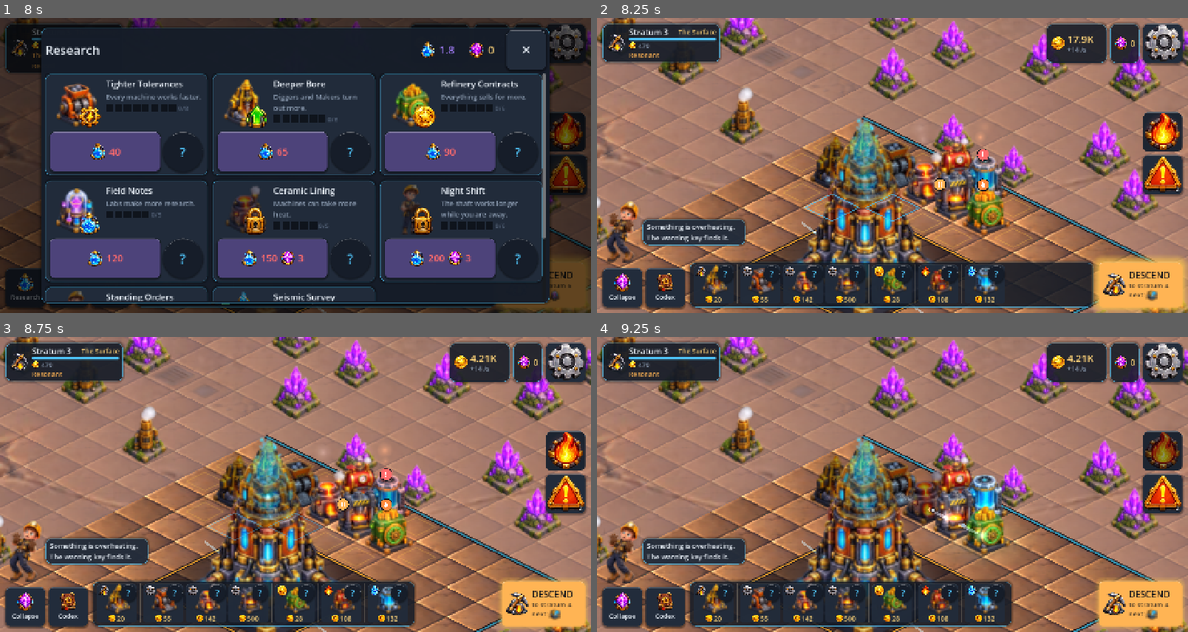
Above: before the commit, frames 1-4 (two rows, left to right).
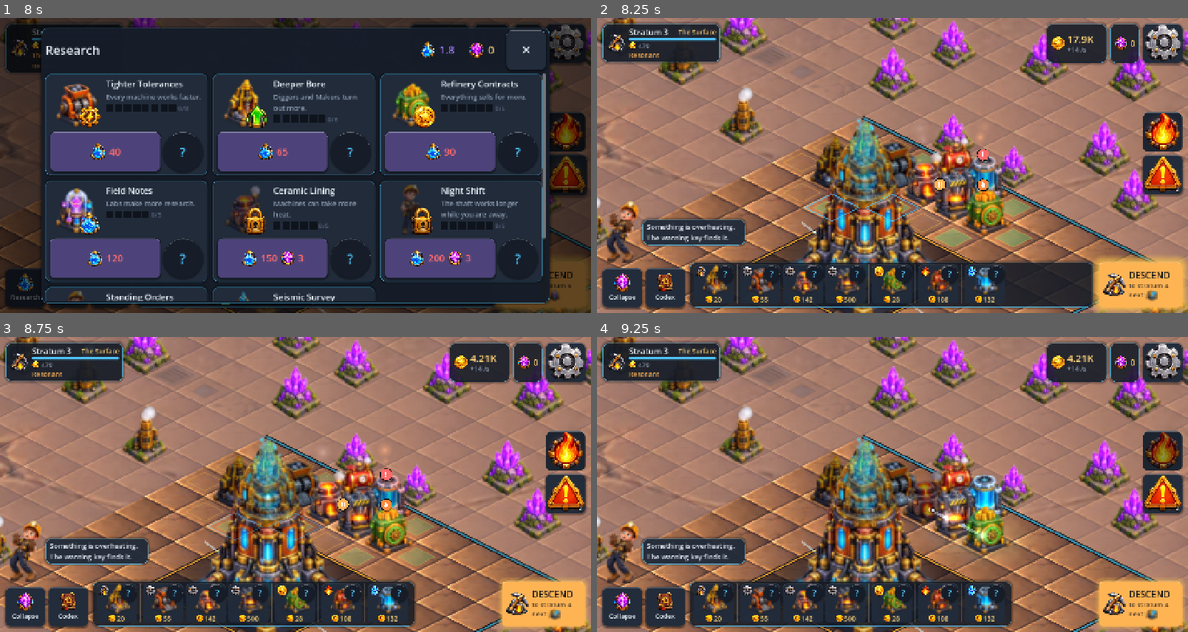
Above: after the commit, the same moments.

Repository: Furkiozknn/lodeworks
Game: Godot game, scene res://tools/shots.tscn
Same seed, same stepped clock (60 frames per second), same inputs: the game is played once before the commit and once after it. This scene is started directly instead of the project's main scene.
Inputs (mouse positions are in pixels of both pictures, inside the frame that each line leads up to):
- Up to frame 1 (8 s): click (567, 133) at 0.52 s; click "30" at 1.25 s; click "31" at 2 s; click "2" at 2.75 s; click (23, 286) at 3.5 s; click (70, 286) at 4.25 s; click "9" at 5 s; click "0" at 5.75 s; click (112, 286) at 6.5 s; click "?" at 7.25 s
- Up to frame 2 (8.25 s): click (756, 283) at 8.02 s
- Up to frame 3 (8.75 s): no input
- Up to frame 4 (9.25 s): click (715, 602) at 8.77 s

Frame 1 is identical in both runs. In frame 2, 0.7% of the frame differs, in the area x 36-74%, y 45-78%; in frame 3, 0.3%; in frame 4, nothing differs.

Commit message:
Fill green the tiles where an armed machine would be fed and could hand its work on
While a machine was armed, every empty tile touching a machine was
outlined alike. Now the tiles where it would actually be connected both
ways are filled green: put it there and it works. Simulation.
links_if_placed asks the rule material moves by (_takers) before the
machine exists; a test places every machine on every candidate tile of
twelve random boards (4,476 placements) and checks the answer against
_takers on the real placement.

The captures now start from a new player's settings: an earlier capture
had left "Larger text" on in the save, and the README pictures of
c15708e were taken with it. They are taken again.

Co-Authored-By: Claude Opus 5.5 (1M context) <noreply@anthropic.com>

Diff:
--- a/scripts/core/simulation.gd
+++ b/scripts/core/simulation.gd
@@ -271,6 +271,39 @@
 	return out
 
 
+## Would machine `id`, placed on the empty `cell`, be fed by a neighbour, and
+## have a neighbour to hand what it makes to? The rule `_takers` moves
+## material by -- a Vault takes anything, anything else what it has as an
+## input, and a support tile passes it through -- asked before the machine
+## exists, for the marks the board shows while one is being placed. A Drill
+## needs no feeding and a Vault or a Lab hands nothing on, so that half is
+## true for them. Whether the neighbour has anything to give right now is
+## not the question: that changes by the second.
+func links_if_placed(cell: int, id: String) -> Dictionary:
+	var m: Dictionary = MachineDB.get_machine(id)
+	var ins: Dictionary = m.get("inputs", {})
+	var outs: Dictionary = m.get("outputs", {})
+	var sink: bool = (m.get("tags", []) as Array).has("sink")
+	var fed: bool = ins.is_empty() and not sink
+	var delivers: bool = outs.is_empty()
+	for n: int in grid.bridged_machines(cell):
+		var nm: Dictionary = MachineDB.get_machine(grid.machine_at(n))
+		if not fed:
+			for res: int in (nm.get("outputs", {}) as Dictionary):
+				if sink or ins.has(res):
+					fed = true
+					break
+		if not delivers:
+			if (nm.get("tags", []) as Array).has("sink"):
+				delivers = true
+			else:
+				for res: int in outs:
+					if (nm.get("inputs", {}) as Dictionary).has(res):
+						delivers = true
+						break
+	return {"fed": fed, "delivers": delivers}
+
+
 ## --- phase 2 ---------------------------------------------------------------
 
 func _work(dt: float) -> void:
--- a/scripts/ui/iso/iso_view.gd
+++ b/scripts/ui/iso/iso_view.gd
@@ -71,6 +71,10 @@
 var _hidden: Array[int] = []
 var _hidden_level: int = -1
 var _core_alpha: float = 1.0
+## Where the armed machine would be connected both ways (_linked_cells), and
+## the machine and board it was worked out for.
+var _linked: Dictionary = {}
+var _linked_sig: Array = []
 var highlight_cells: Array[int] = []
 var arm_id: String = ""
 ## Pulse a ring round the Core's base: it is the thing to tap.
@@ -1171,11 +1175,18 @@
 	if arm_id != "" and overlay != Overlay.HEAT and Sim.can_afford(arm_id):
 		var ghost: Color = Palette.machine_light(arm_id)
 		ghost.a = 0.22 + 0.10 * pulse
+		# Where it would be fed and could hand its work on, the tile is
+		# filled green: put it here and it works.
+		var linked: Dictionary = _linked_cells()
+		var good: Color = Palette.GOOD
+		good.a = 0.20 + 0.16 * pulse
 		for cell: int in BuildArea.cells(Sim.max_depth):
 			if not Sim.grid.is_empty(cell) or Sim.is_blocked(cell):
 				continue
 			if not (Sim.grid.cells.is_empty() or _touches_machine(cell)):
 				continue
+			if linked.has(cell):
+				ci.draw_colored_polygon(_diamond(cell, 0.62).slice(0, 4), good)
 			ci.draw_polyline(_diamond(cell, 0.62), ghost, 2.0, true)
 	for cell in highlight_cells:
 		if cell < 0 or cell >= Grid.W * Grid.H:
@@ -1201,6 +1212,32 @@
 				Color(Palette.GOOD, 0.35))
 	if _pressed and not _panning and not _dragging and _press_cell >= 0:
 		ci.draw_polyline(_diamond(_press_cell, 1.0), Palette.ACCENT, 2.5, true)
+
+
+## The yard's empty tiles where the armed machine would be fed and could
+## hand what it makes on (Simulation.links_if_placed), as a set. Worked out
+## again only when the machine, the board or the yard changes. A support
+## machine has its own mark ("serves N", the placement preview).
+func _linked_cells() -> Dictionary:
+	var sig: Array = [arm_id, Sim.grid.version, Sim.max_depth]
+	if sig == _linked_sig:
+		return _linked
+	_linked_sig = sig
+	_linked = {}
+	var m: Dictionary = MachineDB.get_machine(arm_id)
+	if m.is_empty():
+		return _linked
+	var tags: Array = m.get("tags", [])
+	if (m["inputs"] as Dictionary).is_empty() and (m["outputs"] as Dictionary).is_empty() \
+			and not tags.has("sink") and not tags.has("research"):
+		return _linked
+	for cell: int in BuildArea.cells(Sim.max_depth):
+		if not Sim.grid.is_empty(cell) or Sim.is_blocked(cell) or not _touches_machine(cell):
+			continue
+		var l: Dictionary = Sim.sim.links_if_placed(cell, arm_id)
+		if bool(l["fed"]) and bool(l["delivers"]):
+			_linked[cell] = true
+	return _linked
 
 
 func _touches_machine(cell: int) -> bool:
--- a/tests/test_gameplay.gd
+++ b/tests/test_gameplay.gd
@@ -899,6 +899,47 @@
 	runner.near(float(Economy.RESEARCH_TREE["yield_1"]["per_level"]), 0.20, 0.0001, "")
 
 
+func test_a_placement_mark_is_what_the_machine_would_really_be_connected_to() -> void:
+	# While a machine is armed, a tile is marked "fed and delivers" from
+	# Simulation.links_if_placed. Place it there for real and ask the
+	# simulation's own transfer rule (_takers) whether anything would reach
+	# it and whether it could hand anything on: the answers must agree.
+	var rng := RandomNumberGenerator.new()
+	rng.seed = 2609
+	var ids: Array = MachineDB.MACHINES.keys()
+	var checked: int = 0
+	var both: int = 0
+	for board in range(12):
+		var g := Grid.new()
+		for k in range(14):
+			g.place(Grid.idx(rng.randi_range(2, 8), rng.randi_range(2, 8)), String(ids[rng.randi() % ids.size()]))
+		var s := Simulation.new(g, board)
+		for cell in range(Grid.W * Grid.H):
+			if not g.is_empty(cell) or g.neighbour_machines(cell).is_empty():
+				continue
+			for id: String in ids:
+				var said: Dictionary = s.links_if_placed(cell, id)
+				g.place(cell, id)
+				var m: Dictionary = MachineDB.get_machine(id)
+				var fed: bool = (m["inputs"] as Dictionary).is_empty() \
+					and not (m["tags"] as Array).has("sink")
+				for n: int in g.bridged_machines(cell):
+					for res: int in (MachineDB.get_machine(g.machine_at(n))["outputs"] as Dictionary):
+						if s.debug_takers(n, res).has(cell):
+							fed = true
+				var delivers: bool = (m["outputs"] as Dictionary).is_empty()
+				for res: int in (m["outputs"] as Dictionary):
+					if not s.debug_takers(cell, res).is_empty():
+						delivers = true
+				g.remove(cell)
+				runner.eq(bool(said["fed"]), fed, "board %d, %s at %d: fed" % [board, id, cell])
+				runner.eq(bool(said["delivers"]), delivers, "board %d, %s at %d: delivers" % [board, id, cell])
+				checked += 1
+				both += 1 if fed and delivers else 0
+	runner.gt(float(checked), 500.0, "enough placements checked")
+	runner.gt(float(both), 50.0, "and some of them are fully connected")
+
+
 func test_the_yard_is_the_same_after_a_collapse() -> void:
 	for i in range(0, Grid.W * Grid.H, 5):
 		runner.eq(BuildArea.is_open(i, 3, 1), BuildArea.is_open(i, 3, 0),
--- a/tools/screenshot.gd
+++ b/tools/screenshot.gd
@@ -71,6 +71,13 @@
 	# A silent capture. The reel gets its audio, if it ever gets any, from
 	# something that is not a headless render.
 	Juice.set_sound(false)
+	# The screens are taken at the settings a new player has, whatever this
+	# machine's own save was left at: a switch flipped by an earlier capture
+	# (Larger text, Reduce motion) must not reach the next one's pictures.
+	for k: String in ["large_text", "reduce_motion", "zoom_key", "battery_saver"]:
+		Sim.settings.erase(k)
+	Sim.settings["effects"] = true
+	_main.call("_apply_settings")
 	_run()
 
 
@@ -678,6 +685,13 @@
 	await _settle(0.8)
 	await _audit_shot("field_m_below" + tag)
 	_main.call("_close_overlay")
+	# A Vault armed: the tiles where something would feed it, green. (A
+	# Crusher here has none: no empty tile touches both a Drill and a buyer.)
+	_main.call("_arm", "vault")
+	await _settle(0.8)
+	await _audit_shot("field_n_linked" + tag)
+	print("  vault armed: %d tiles where it would work" % (gv.call("_linked_cells") as Dictionary).size())
+	_main.call("_arm", "vault")
 
 	# Stratum 8, Brittle Rock: its rules move machines both ways -- arrows on
 	# the tray, and under each rule on the stratum's card.
@@ -703,8 +717,11 @@
 	await _settle(0.6)
 	await _audit_shot("field_l_settings" + tag)
 	_main.call("_close_overlay")
-	Sim.settings["large_text"] = false
+	Sim.settings.erase("large_text")
 	_main.call("_apply_settings")
+	# Saved as it was found, so the next tool to open this save (the smoke
+	# test, the perf probe) does not start with larger text.
+	Save.save_game(Sim)
 	print("wrote the field screens to %s" % ProjectSettings.globalize_path(AUDIT_DIR))
 
 
Binary file changed: docs/media/below.jpg
Binary file changed: docs/media/codex.jpg
Binary file changed: docs/media/core-card.jpg
Binary file changed: docs/media/first-screen.jpg
Binary file changed: docs/media/machine-closeup.jpg
Binary file changed: docs/media/main-landscape.jpg
Binary file changed: docs/media/research.jpg
Binary file changed: docs/media/whole-board.jpg
Not shown, changed: README.md
Not shown, changed: docs/AUDIT.md
Not shown, changed: docs/CI.md
Not shown, changed: docs/DEVICE-TEST.md
